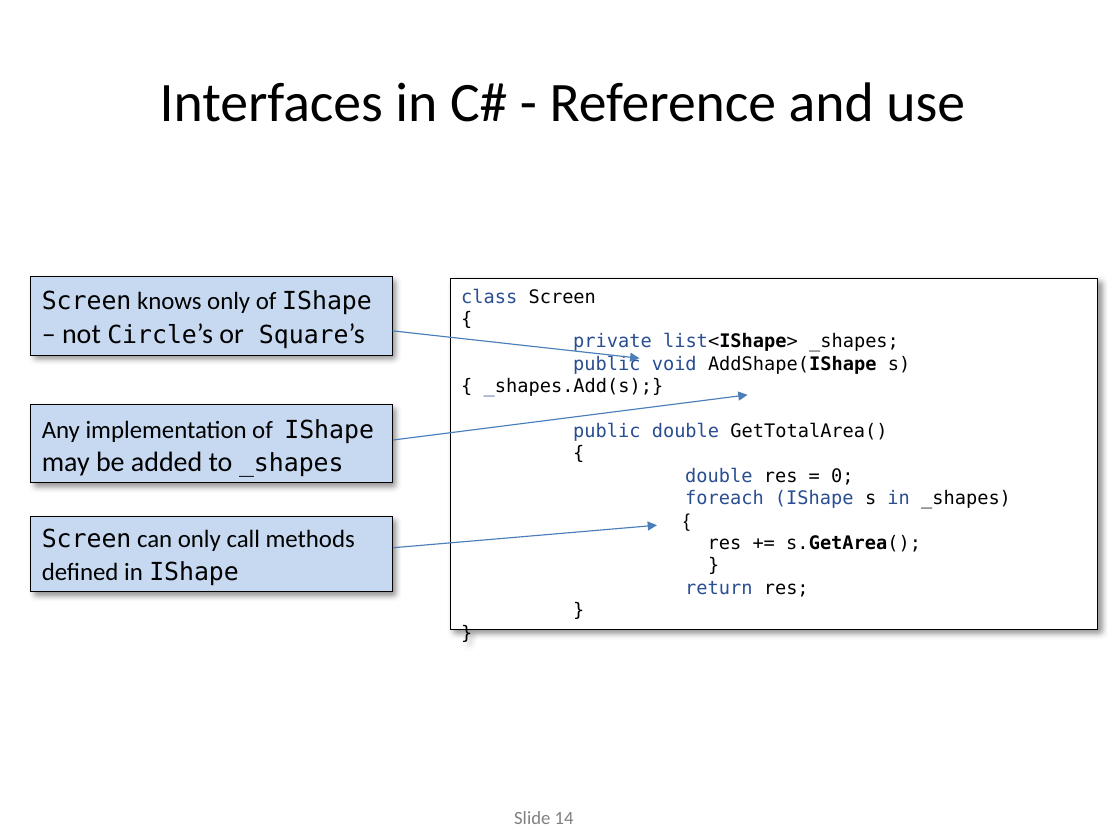
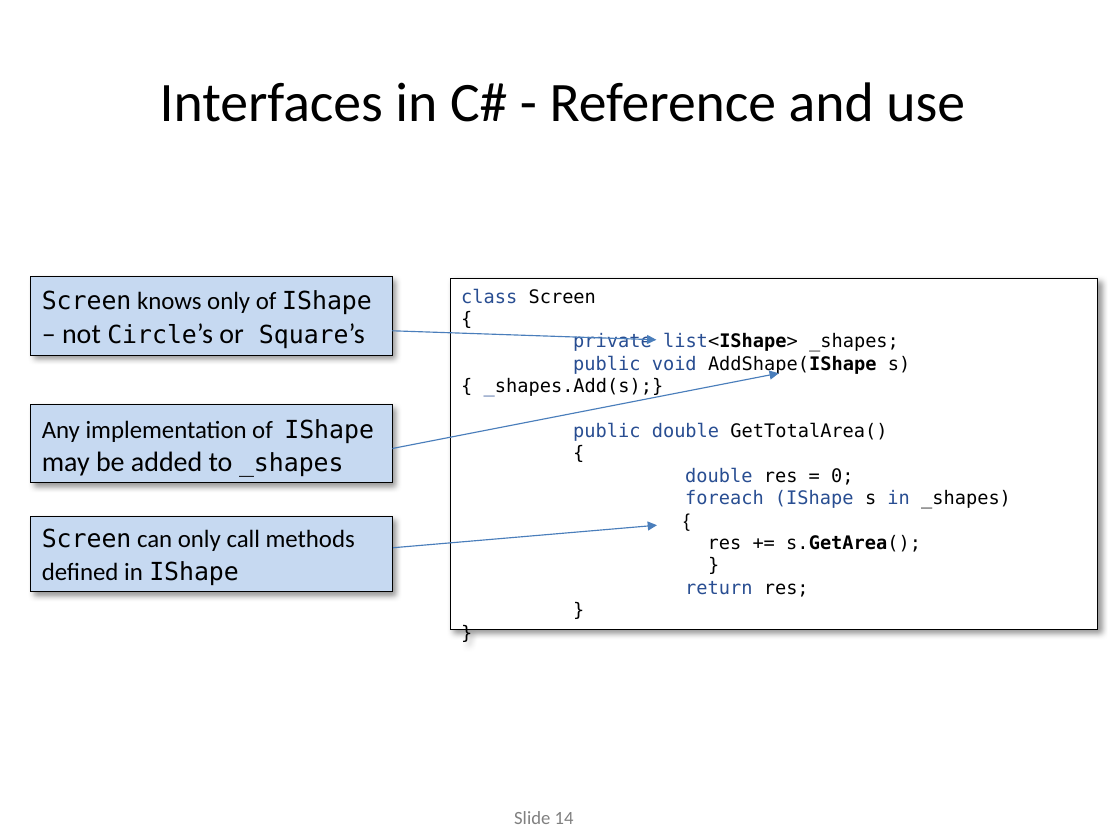
Before and after one commit to codesmurf/st3its3_teaching, a slide deck: slide 14 of 01 Intro + Opsamling + Interfaces/OO recap.pptx. Drawn at 1120x840 pixels with LibreOffice and Linux fonts; fonts in the diff are those of the drawing; background and template pictures are left out. Boxes give left, top, right and bottom in pixels: in the first picture for what was removed or moved away, otherwise in the second. Text is boxed around its words. In the diff, an @@ line names an element or a change of style, - is before the commit and + after.

Commit message:
small corrections

```diff
--- a/01 Intro + Opsamling + Interfaces/OO recap.pptx
+++ b/01 Intro + Opsamling + Interfaces/OO recap.pptx
@@ freeform shape: place and size @@
-freeform shape at box(392, 330, 638, 357)
+freeform shape at box(392, 330, 656, 339)
@@ freeform shape: place and size @@
-freeform shape at box(393, 395, 748, 440)
+freeform shape at box(392, 373, 778, 448)
```
